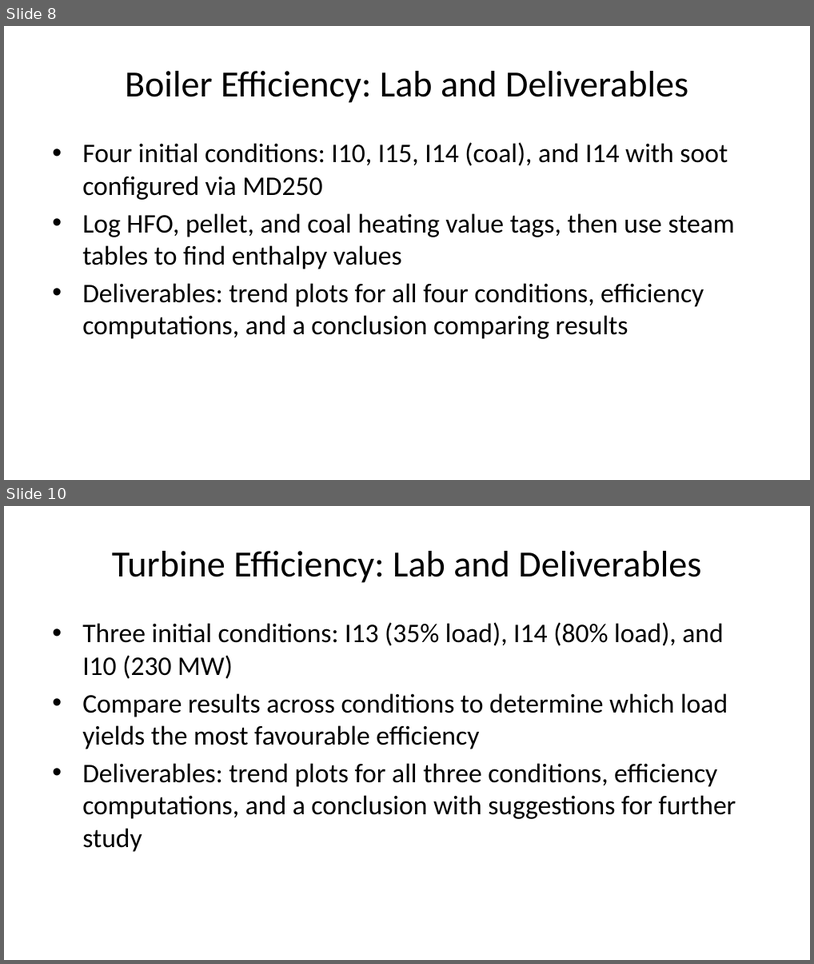
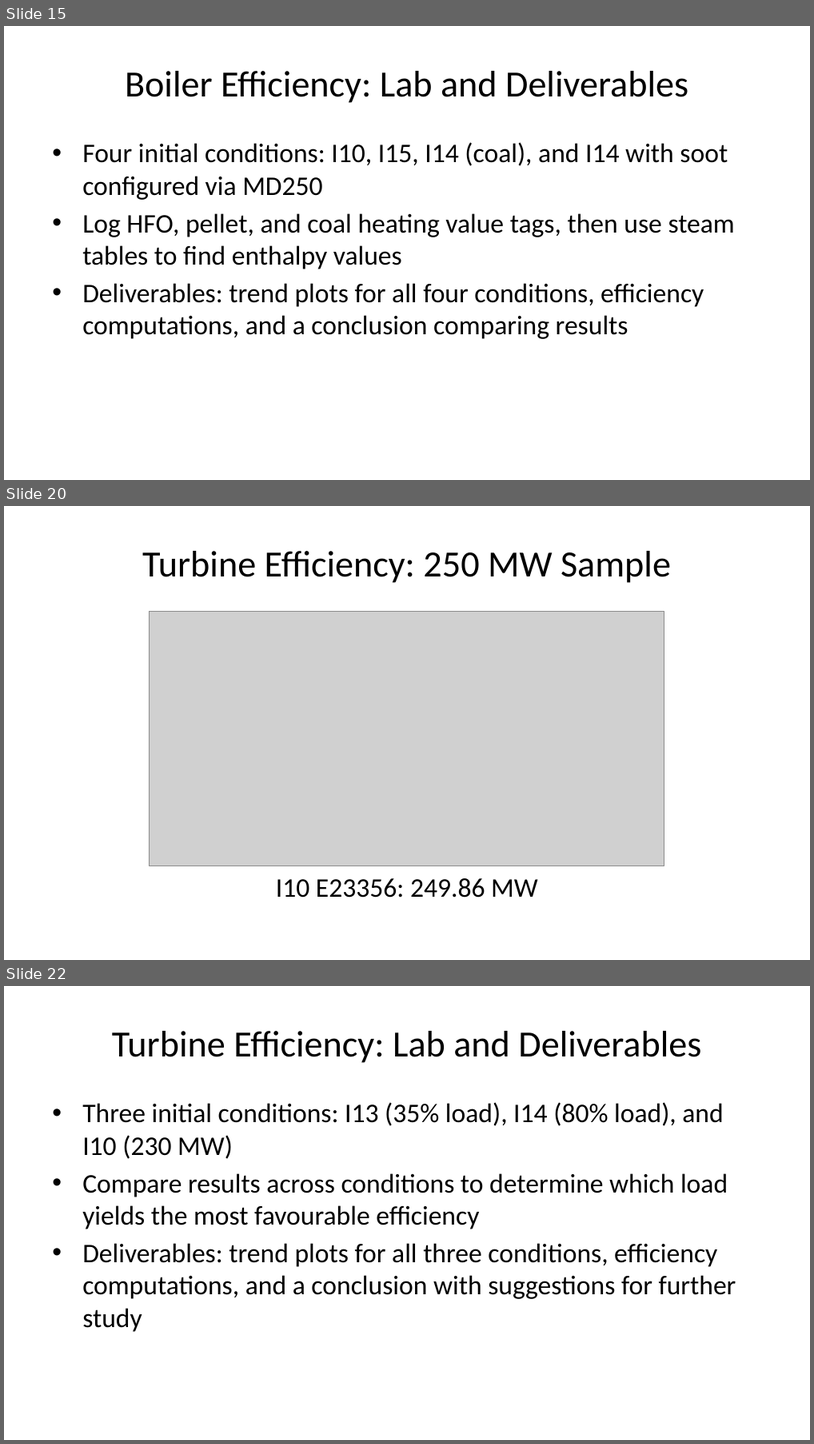
Before and after one commit to volumen25/simlabs, a slide deck: UC2026_simlabs.pptx. Shown one above the other, each under a label of ours: slides 8 and 10 before the commit, slides 15, 20 and 22 after it; the slides between them are not shown. The pictures are 814x964 and 814x1444 pixels, drawn with LibreOffice and Linux fonts; fonts in the diff are those of the drawing; grey boxes stand for pictures. Boxes give left, top, right and bottom in pixels: in the first picture for what was removed or moved away, otherwise in the second. Text is boxed around its words. In the diff, an @@ line names an element or a change of style, - is before the commit and + after.

```diff
--- a/UC2026_simlabs.pptx
+++ b/UC2026_simlabs.pptx
@@ slide 20 added at bbox=[4, 506, 810, 960], background #FFFFFF @@
@@ title added at bbox=[142, 551, 671, 583], 33 pt, text #000000 @@
+Turbine Efficiency: 250 MW Sample
@@ picture added at bbox=[150, 612, 666, 866] @@
@@ text added at bbox=[276, 878, 538, 897], 24 pt, text #000000 @@
+I10 E23356: 249.86 MW
@@ what was slide 8 is now slide 15 @@
@@ what was slide 10 is now slide 22 @@
```
Also in this commit, not shown: 7 slides changed, 17 other slides added, 6 slides removed, 7 other files.
